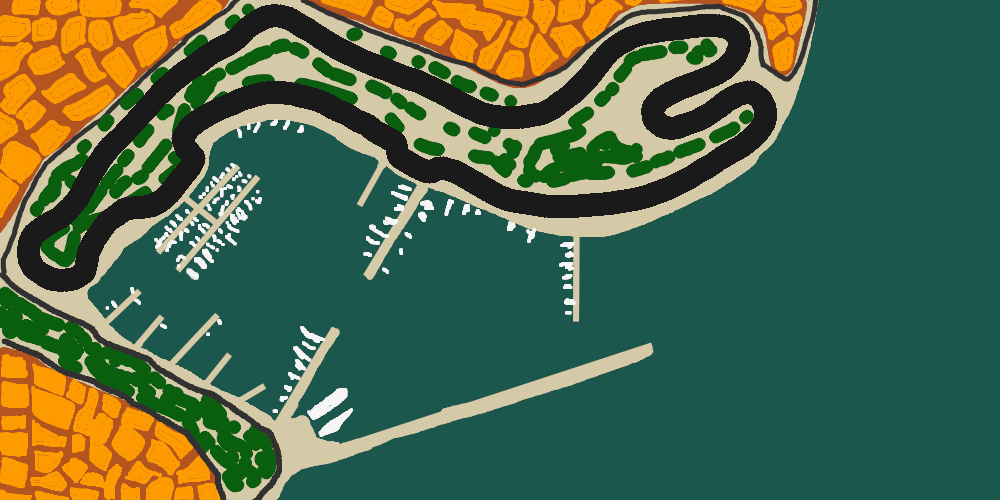
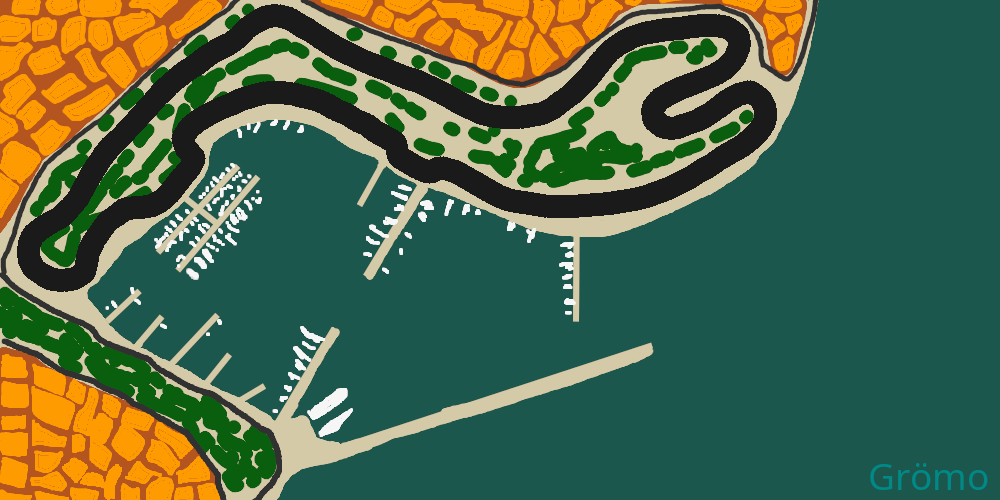
Layered file, before and after one edit (w=1000, h=500). Changes by layer:
added layer "Grömo" above "bg.png" over [870, 463, 988, 490]
